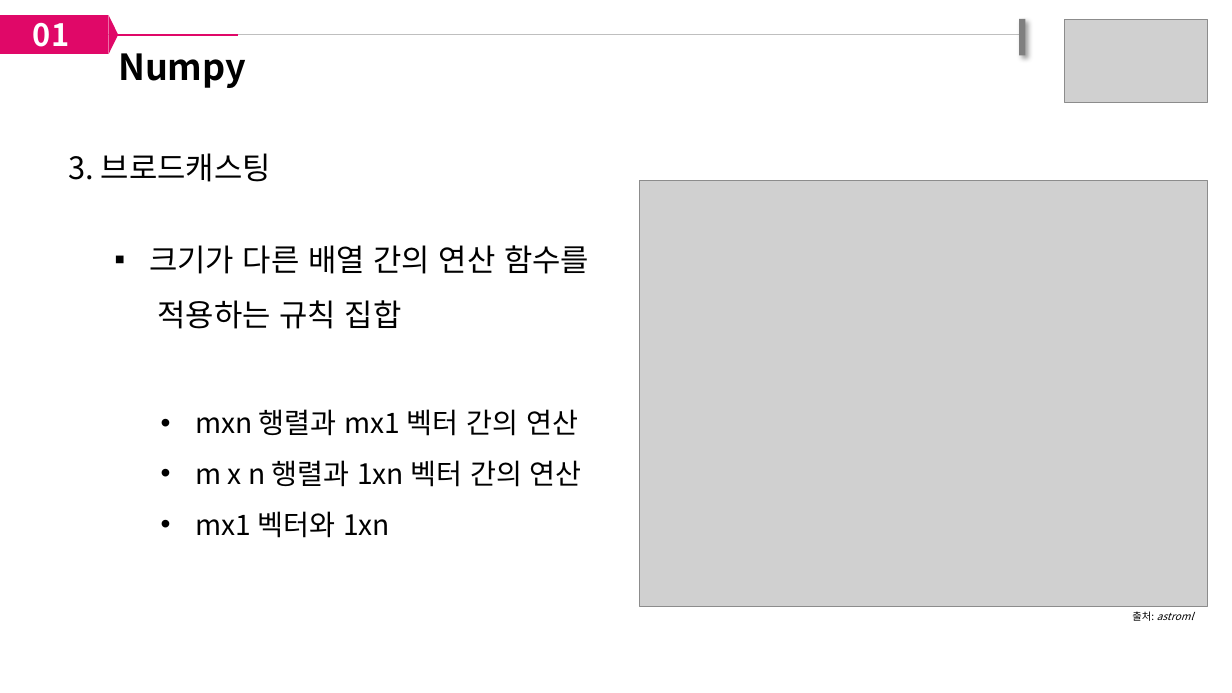
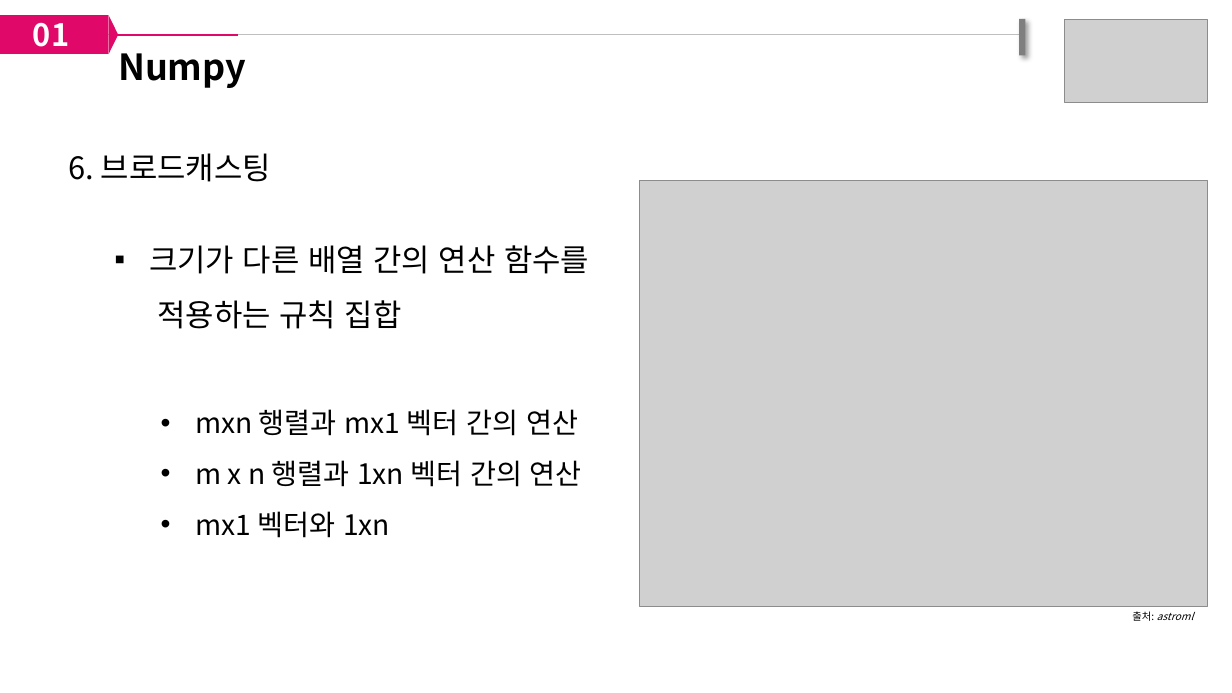
Before and after one commit to paullabkorea/tutorialproject, a slide deck: slide 8 of Data analysis/01. 1일차/numpy&pandas기초.pptx (slide 7 before the commit). Drawn at 1232x693 pixels with LibreOffice and Linux fonts; fonts in the diff are those of the drawing; grey boxes stand for pictures. Boxes give left, top, right and bottom in pixels: in the first picture for what was removed or moved away, otherwise in the second. Text is boxed around its words. In the diff, an @@ line names an element or a change of style, - is before the commit and + after.

```diff
--- a/Data analysis/01. 1일차/numpy&pandas기초.pptx
+++ b/Data analysis/01. 1일차/numpy&pandas기초.pptx
@@ text at [68,153,271,182]: text changed @@
-3. 브로드캐스팅
+6. 브로드캐스팅
```
Also in this commit, not shown: 3 other slides changed, 1 slide added.
